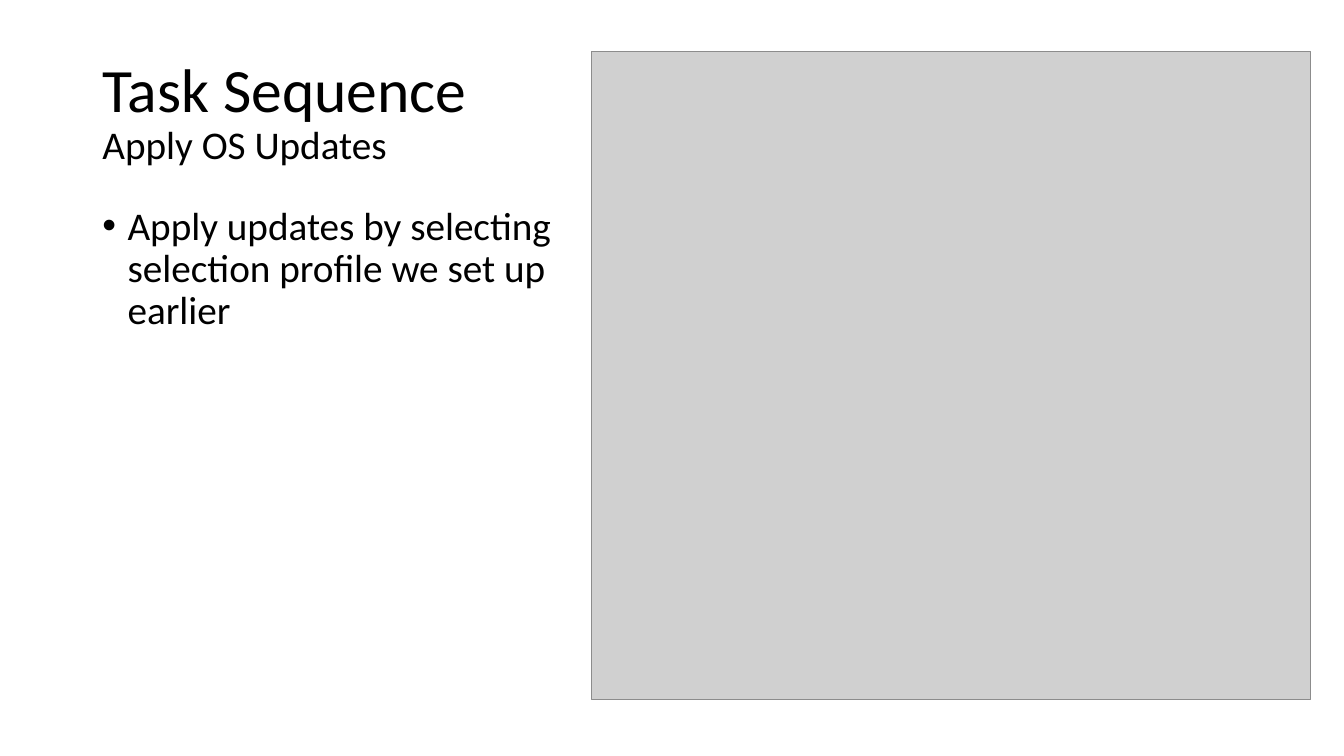
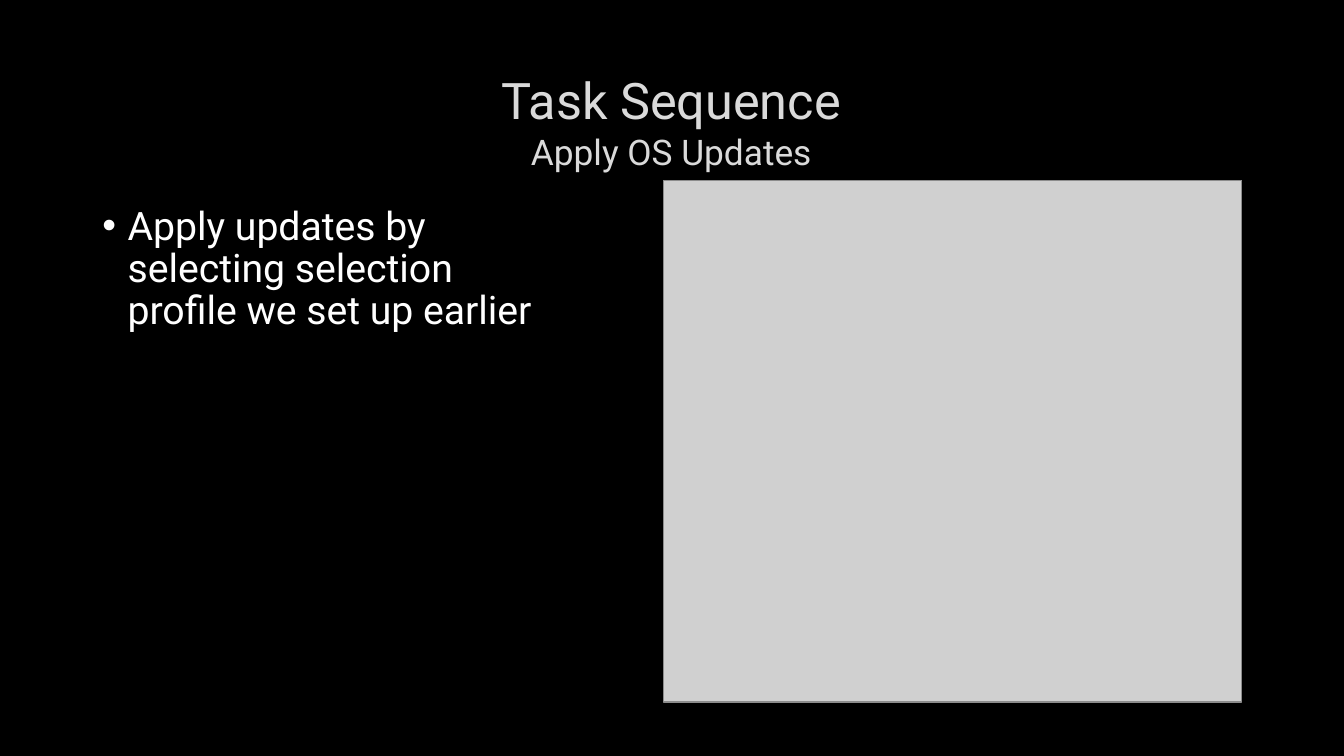
Before and after one commit to fydexx/HECC-2018, a slide deck: slide 24 of Part_01/Section02.pptx. Drawn at 1344x756 pixels with LibreOffice and Linux fonts; fonts in the diff are those of the drawing; grey boxes stand for pictures; background and template pictures are left out. Boxes give left, top, right and bottom in pixels: in the first picture for what was removed or moved away, otherwise in the second. Text is boxed around its words. In the diff, an @@ line names an element or a change of style, - is before the commit and + after.

```diff
--- a/Part_01/Section02.pptx
+++ b/Part_01/Section02.pptx
@@ background #FFFFFF to picture (left out) @@
@@ title "Task Sequence Apply OS Updates": place and size @@
-title "Task Sequence Apply OS Updates" at bbox=[102, 69, 466, 166]
+title "Task Sequence Apply OS Updates" at bbox=[502, 81, 841, 173]
@@ title "Task Sequence Apply OS Updates" at bbox=[502, 81, 841, 173]: size 44 to 36 pt in "Task Sequence"; size 28 to 25.2 pt in "Apply OS Updates"; font Calibri to Roboto, text colour #000000 to #DADADA, letter outline none to #404040 0.75 pt; alignment left to centre; line spacing 0.9 to 1 @@
@@ text "Apply updates by selecting selection ..." at bbox=[128, 210, 531, 332]: font Calibri to Roboto, text colour #000000 to #FFFFFF @@
@@ picture: place and size @@
-picture at bbox=[592, 51, 1311, 700]
+picture at bbox=[663, 180, 1242, 703]
```
Also in this commit, not shown: 29 other slides changed.
